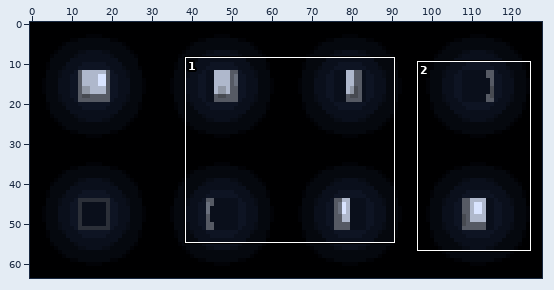
Two states of a sprite sheet, core/assets/minecraft/textures/environment/moon_phases.png. The picture above shows the old version from afar; the outline marks the close-up.
Close-up. The starting point:
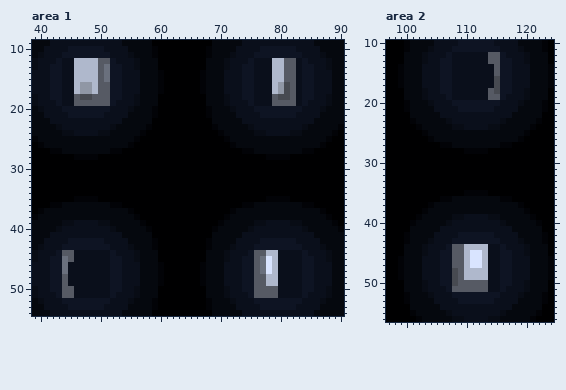
The file is 128x64 pixels. Colours within 5 levels of each other are drawn and written as one. Shown: area 1: x 39..90, y 9..54; area 2: x 97..124, y 10..56.
Now the later version:
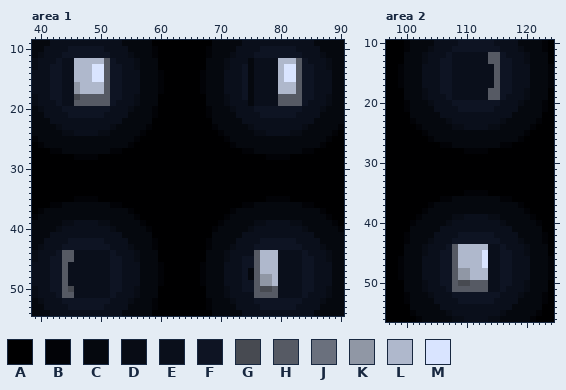
Palette (. is transparent): A #000001  B #020307  C #05080e  D #080c15  E #0a0f1b  F #0e1423  G #474a51  H #565a64  J #6a707d  K #9097a5  L #afb8cc  M #d9e4ff
Change:
--- area 1
@@ x 39..90 @@
 11 CDEEEFFFFFFFFEEEDCCCBAAAAAAAABCCCDEEEFFFFFFFFEEEDCCC
-12 DEEEFEELLLLHHFEEEDCCCAAAAAAAACCCDEEEFEEELLHHEFEEEDCC
-13 DEEFFEELLLLHJFFEEDCCCAAAAAAAACCCDEEFFEEELLHHEFFEEDCC
-14 EEEFFEELLLLHJFFEEECCCBAAAAAABCCCEEEFFEEELLHHEFFEEECC
-15 EEEFFEELLLLHJFFEEECCCBAAAAAABCCCEEEFFEEELLHHEFFEEECC
-16 EEEFFEELKKLHHFFEEECCCBAAAAAABCCCEEEFFEEELKGHEFFEEECC
-17 EEEFFEELKKLHHFFEEECCCBAAAAAABCCCEEEFFEEELKGHEFFEEECC
-18 DEEFFEEHGGHHHFFEEDCCCAAAAAAAACCCDEEFFEEEHGGHEFFEEDCC
-19 DEEEFEEHHHHHHFEEEDCCCAAAAAAAACCCDEEEFEEEHHHHEFEEEDCC
+12 DEEEFEELLLLLHFEEEDCCCAAAAAAAACCCDEEECEEEELLLHFEEEDCC
+13 DEEFFEELLLMMHFFEEDCCCAAAAAAAACCCDEEFCEEEELMMHFFEEDCC
+14 EEEFFEELLLMMHFFEEECCCBAAAAAABCCCEEEFCEEEELMMHFFEEECC
+15 EEEFFEELLLMMHFFEEECCCBAAAAAABCCCEEEFCEEEELMMHFFEEECC
+16 EEEFFEEKLLLLHFFEEECCCBAAAAAABCCCEEEFCEEEELLLHFFEEECC
+17 EEEFFEEKLLLLHFFEEECCCBAAAAAABCCCEEEFCEEEELLLHFFEEECC
+18 DEEFFEEGHHHHHFFEEDCCCAAAAAAAACCCDEEFCEEEEHHHHFFEEDCC
+19 DEEEFEEHHHHHHFEEEDCCCAAAAAAAACCCDEEECEEEEHHHHFEEEDCC
 20 CDEEEFFFFFFFFEEEDCCCBAAAAAAAABCCCDEEEFFFFFFFFEEEDCCC
@@ x 39..90 @@
 43 CDEEEFFFFFFFFEEEDCCCBAAAAAAAABCCCDEEEFFFFFFFFEEEDCCC
-44 DEEEFHHEEEEEEFEEEDCCCAAAAAAAACCCDEEEFHHLLEEEEFEEEDCC
-45 DEEFFJHEEEEEEFFEEDCCCAAAAAAAACCCDEEFFHJMLEEEEFFEEDCC
-46 EEEFFJEEEEEEEFFEEECCCBAAAAAABCCCEEEFFHJMLEEEEFFEEECC
-47 EEEFFJEEEEEEEFFEEECCCBAAAAAABCCCEEEFFHJMLEEEEFFEEECC
-48 EEEFFHEEEEEEEFFEEECCCBAAAAAABCCCEEEFFHHLLEEEEFFEEECC
-49 EEEFFHEEEEEEEFFEEECCCBAAAAAABCCCEEEFFHHLLEEEEFFEEECC
-50 DEEFFHHEEEEEEFFEEDCCCAAAAAAAACCCDEEFFHHHHEEEEFFEEDCC
-51 DEEEFHHEEEEEEFEEEDCCCAAAAAAAACCCDEEEFHHHHEEEEFEEEDCC
+44 DEEEFHHEEEEEEFEEEDCCCAAAAAAAACCCDEEEEHLLLEEEEFEEEDCC
+45 DEEFFHHEEEEEEFFEEDCCCAAAAAAAACCCDEEFFHLLLEEEEFFEEDCC
+46 EEEFFHEEEEEEEFFEEECCCBAAAAAABCCCEEEFFHLLLEEEEFFEEECC
+47 EEEFFHEEEEEEEFFEEECCCBAAAAAABCCCEEEFCHLLLEEEEFFEEECC
+48 EEEFFHEEEEEEEFFEEECCCBAAAAAABCCCEEEFCHKKLEEEEFFEEECC
+49 EEEFFHEEEEEEEFFEEECCCBAAAAAABCCCEEEFFHKKLEEEEFFEEECC
+50 DEEFFHGEEEEEEFFEEDCCCAAAAAAAACCCDEEFFHGGHEEEEFFEEDCC
+51 DEEEFHHEEEEEEFEEEDCCCAAAAAAAACCCDEEEEHHHHEEEEFEEEDCC
 52 CDEEEFFFFFFFFEEEDCCCBAAAAAAAABCCCDEEEFFFFFFFFEEEDCCC
--- area 2
@@ x 113..117 @@
 15 EEHFF
-16 EEGFF
-17 EEGFF
-18 EHGFF
+16 EEHFF
+17 EEHFF
+18 EHHFF
 19 EHHFE
@@ x 106..115 @@
 43 EEFFFFFFFF
-44 EFHHLLLLEE
-45 FFHHLMMLEE
-46 FFHHLMMLEE
-47 FFHHLMMLEE
-48 FFGHLLLLEE
-49 FFGHLLLLEE
-50 FFGHHHHHEE
+44 EFHLLLLLEE
+45 FFHLLLLMEE
+46 FFHLLLLMEE
+47 FFHLLLLMEE
+48 FFHKKLLLEE
+49 FFHKKLLLEE
+50 FFHGGHHHEE
 51 EFHHHHHHEE
Where, in picture pixels (left, top, right, bottom), the same in both close-ups:
changed: (74, 58, 110, 100)
changed: (248, 58, 302, 106)
changed: (248, 250, 272, 298)
changed: (62, 256, 74, 292)
changed: (494, 76, 500, 94)
changed: (452, 244, 488, 286)
